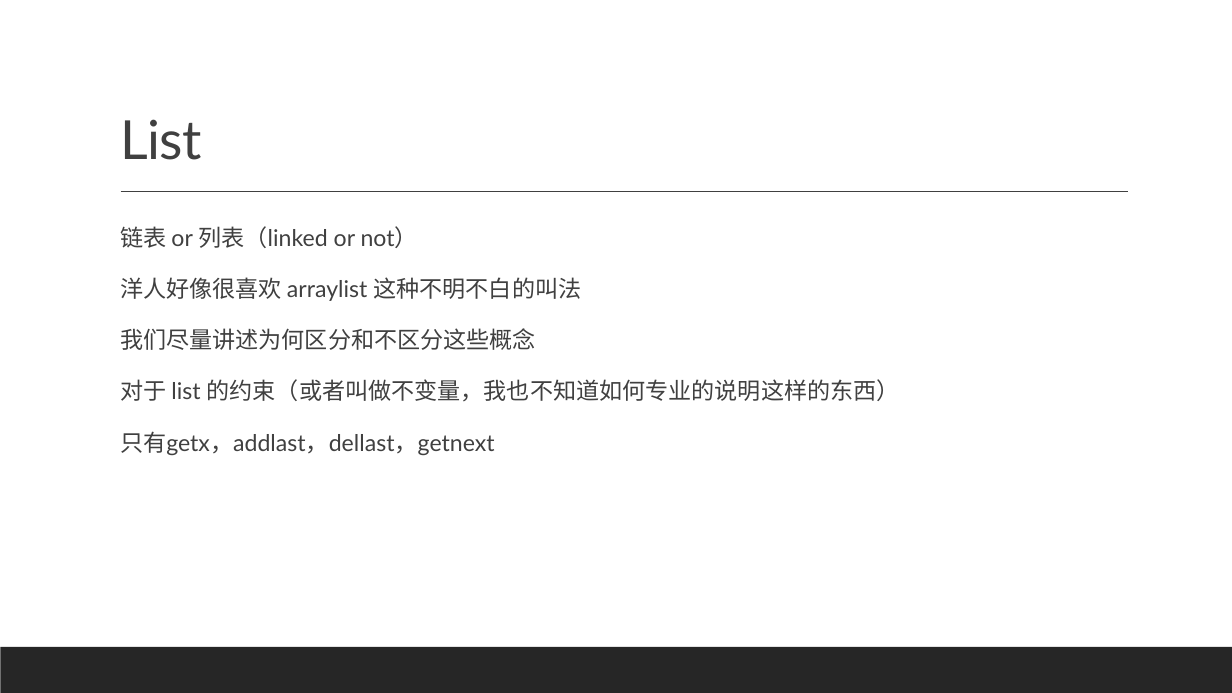
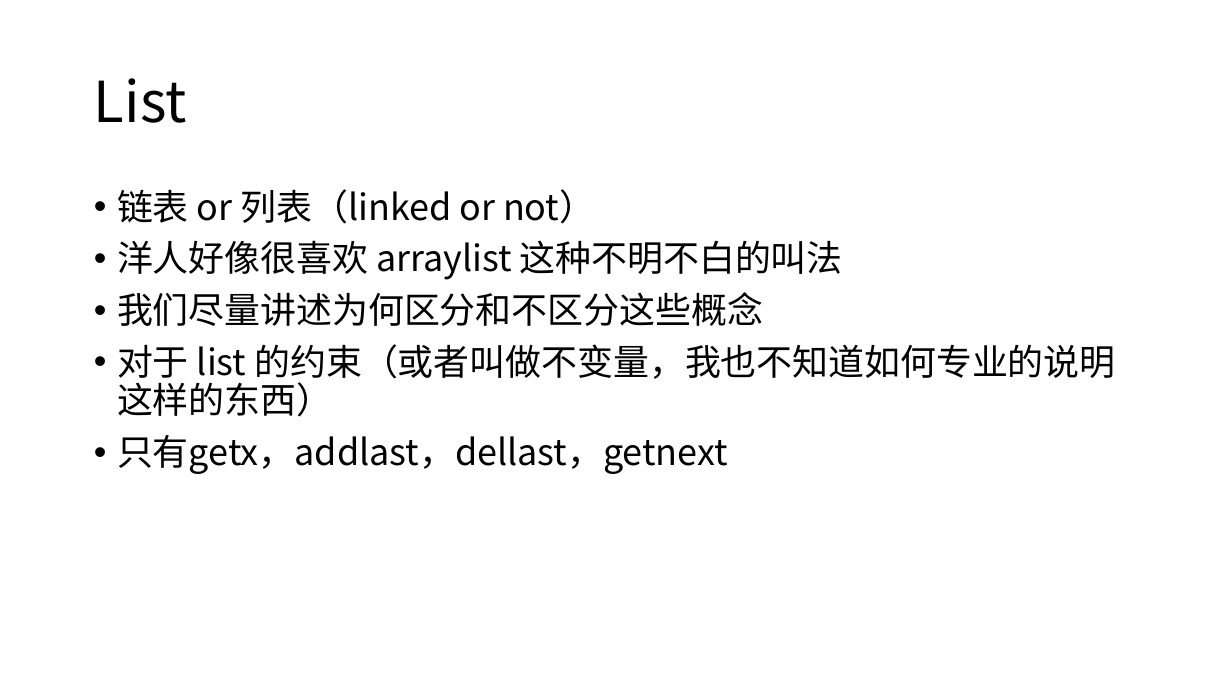
Before and after one commit to basicDSinHDUCS/materials, a slide deck: slide 3 of lecture1/slide.pptx. Drawn at 1232x693 pixels with LibreOffice and Linux fonts; fonts in the diff are those of the drawing; background and template pictures are left out. Boxes give left, top, right and bottom in pixels: in the first picture for what was removed or moved away, otherwise in the second. Text is boxed around its words. In the diff, an @@ line names an element or a change of style, - is before the commit and + after.

```diff
--- a/lecture1/slide.pptx
+++ b/lecture1/slide.pptx
@@ title "List": place and size @@
-title "List" at (120, 119, 201, 160)
+title "List" at (94, 78, 187, 123)
@@ title "List" at (94, 78, 187, 123): size 42 to 44 pt, font Lato to Noto Sans CJK SC, text colour #404040 to #000000, letter spacing -0.5 to 0 pt; vertical alignment bottom to middle @@
@@ text "链表 or 列表（linked or not）": place and size @@
-text "链表 or 列表（linked or not）" at (120, 226, 900, 455)
+text "链表 or 列表（linked or not）" at (117, 189, 1115, 474)
@@ text "链表 or 列表（linked or not）" at (117, 189, 1115, 474): size 18 to 28 pt, font Lato to Noto Sans CJK SC, text colour #404040 to #000000; bullet   to •; line spacing 1.2 to 0.9; less space between paragraphs @@
@@ line removed from (121, 192) to (1128, 192) @@
@@ rectangle removed at (0, 647, 1232, 693) @@
```
Also in this commit, not shown: 7 other slides changed, 2 other files.
